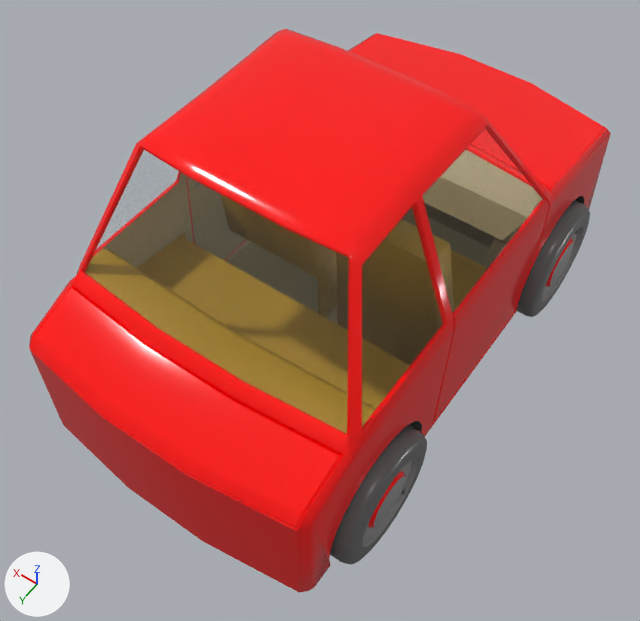
Two versions of the FBX model Assets/ThirdPartyArt/Cartoon Car A01/models/CartoonCar_A01.fbx, one commit apart.
The view is the same before and after, from a camera (50 mm lens) standing at (-1.6, 2.52, 4.0) and looking at (-0.05, 0.36, 0.6). The axes (+X, +Y, +Z) are drawn at lower left. The lights are the same throughout. Where no turn or scale is listed for an object, it has been applied to the vertices. Vertices at the same position are counted once.

Objects in the first picture: 'Tire_Back_R_1', 'Tire_Front_R_1', 'capot_AV', 'carrosserie', 'coffre_AR', 'door_R', 'elements', 'vitre_porte'.
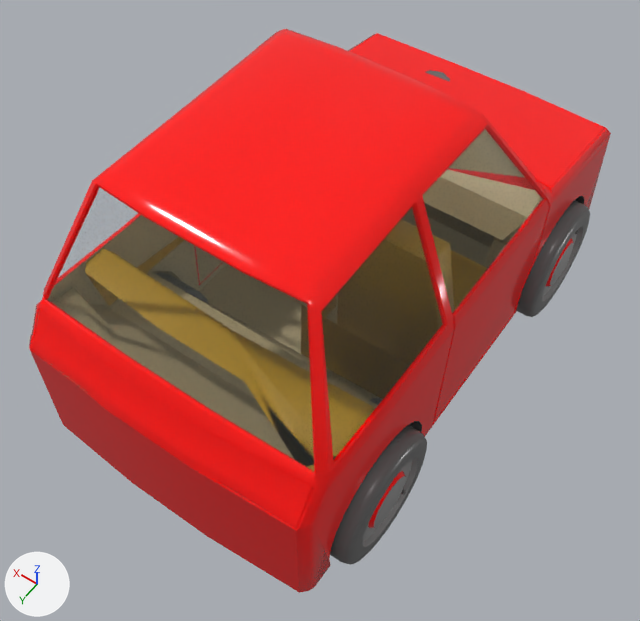
Commit message: [Added] Car Direction

What the commit changed:
me_mesh_007 is used by ob_carrosserie; location (0.0, 0.0, 0.965).
me_mesh_007 had 582 vertices, 594 faces and spanned x -0.75..0.75, y -1.53..1.5, z -0.75..0.75.
me_mesh_007 now has 583 vertices, 594 faces and spans x -0.75..0.75, y -1.44..1.47, z -0.75..0.75.
me_mesh_007 part 8: 101 vertices moved from x -0.75..0.75, y -0.16..1.5, z -0.71..0.75 to x -0.75..0.75, y 0.19..1.47, z -0.71..0.74; 1 vertex added at x 0.22, y 1.44, z -0.09.
me_mesh_007 part 9: 12 vertices moved from x -0.22..0.22, y -1.53..-1.39, z -0.75..-0.03 to x -0.22..0.22, y -1.44..-1.3, z -0.75..-0.03.
me_mesh_009 is used by ob_elements; location (0.0, 0.0, 0.965).
me_mesh_009 had 285 vertices, 218 faces and spanned x -0.75..0.75, y -1.49..1.52, z -0.73..0.71.
me_mesh_009 now has 260 vertices, 211 faces and spans x -0.75..0.75, y -1.42..1.33, z -0.73..0.71.
me_mesh_009 part 2: 9 vertices moved from x -0.73..0.53, y 0.77..1.07, z 0.1..0.69 to x -0.73..0.53, y 1.01..1.31, z 0.08..0.69; 37 vertices removed from x -0.71..0.73, y 0.77..1.52, z -0.22..0.71; 17 vertices added at x -0.72..0.73, y 1.01..1.33, z 0.08..0.7.
me_mesh_002 has 38 vertices, 37 faces and spans x -0.713..0.713, y -0.015..0.342, z -0.147..0.0.
me_mesh_002 is used by ob_coffre_ar; location (0.0, 1.151, 1.026).
me_mesh_002 part 3: all 2 vertices in x -0.225..0.225, y 0.342, z -0.129 are moved by (0.0, -0.042, 0.0).
me_mesh_002 part 4: all 2 vertices in x -0.224..0.224, y 0.341, z -0.14 are moved by (0.0, -0.037, 0.0).
me_mesh_002 part 5: all 4 vertices in x -0.225..0.225, y 0.301..0.314, z -0.09..-0.081 are moved by (0.0, -0.023, 0.0).
me_mesh_002 part 6: all 2 vertices in x -0.224..0.224, y 0.331, z -0.147 are moved by (0.0, -0.019, 0.0).
me_mesh_002 part 7: all 12 vertices in x -0.713..0.713, y -0.015..0.042, z -0.017..0.0 are moved by (0.0, 0.175, 0.031).
me_mesh_001 has 24 vertices, 22 faces and spans x -0.713..0.713, y -0.726..0.06, z -0.119..-0.001.
me_mesh_001 is used by ob_capot_av; location (0.0, -0.663, 1.035).
Before the commit, vertices of me_mesh_001: 3 (0.224, -0.719, -0.098) at pixel (459, 54), 5 (-0.223, -0.724, -0.119), 9 (0.223, -0.724, -0.119), 13 (0.223, -0.726, -0.107) at pixel (459, 54).
Part 1, on me_mesh_001:
Vertices 3, 5, 9, 13 of me_mesh_001 move by (0.0, 0.089, 0.0).
Vertex 0 of me_mesh_001 moves from (0.225, -0.008, -0.001) to (0.225, 0.011, -0.001).
Vertex 11 of me_mesh_001 moves from (-0.223, -0.726, -0.107) at pixel (530, 83) to (-0.223, -0.64, -0.107) at pixel (523, 92).
Vertex 21 of me_mesh_001 moves from (-0.224, -0.719, -0.098) at pixel (530, 83) to (-0.224, -0.633, -0.098) at pixel (522, 91).

Pixel boxes (x1, y1, x2, y2) of what changed, in the pictures (640 x 621 px; the box of a moved part takes in the faces that stretch with it):
'elements', reshaped: before (82, 149, 445, 435); after (45, 187, 445, 475)
'coffre_AR', reshaped (9% narrower, 9% shorter): before (31, 286, 342, 529); after (31, 309, 313, 529)
part 1 of me_mesh_001, moved or reshaped: (378, 34, 604, 174) in both
part 3 of me_mesh_002, moved or reshaped: (31, 338, 299, 527) in both
part 4 of me_mesh_002, moved or reshaped: before (33, 350, 295, 528); after (32, 349, 294, 527)
part 5 of me_mesh_002, moved or reshaped: before (34, 288, 338, 516); after (34, 310, 311, 516)
part 6 of me_mesh_002, moved or reshaped (not visible before): after (77, 378, 235, 487)
part 7 of me_mesh_002, moved or reshaped: before (34, 286, 342, 515); after (34, 309, 313, 515)
part 8 of me_mesh_007, moved or reshaped: (30, 97, 486, 592) in both
part 9 of me_mesh_007, moved or reshaped: before (378, 33, 606, 128); after (380, 34, 606, 128)
